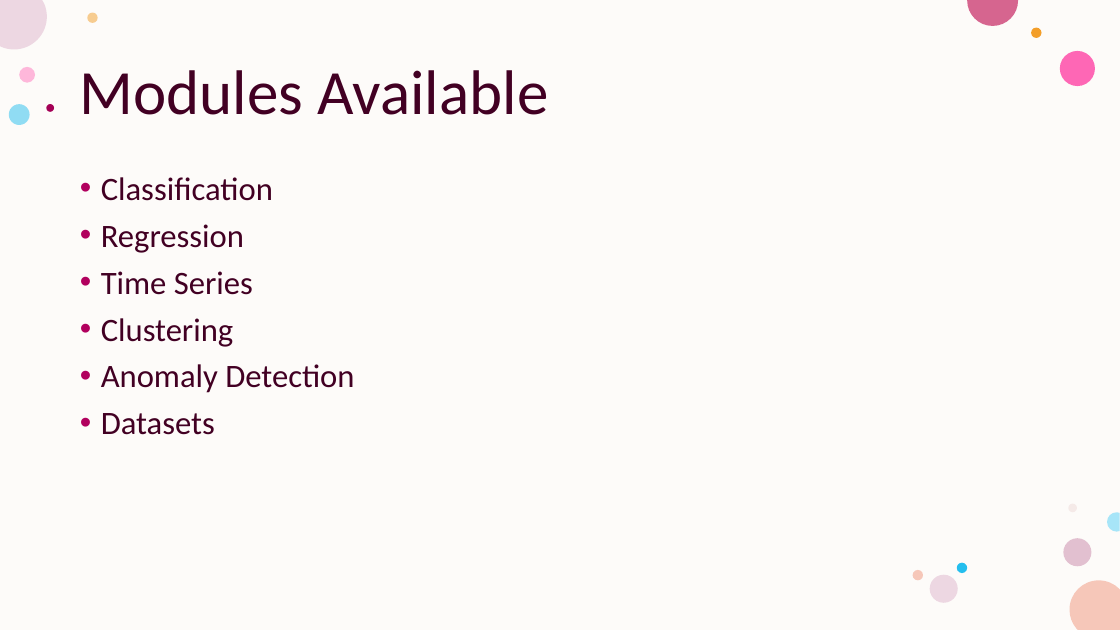
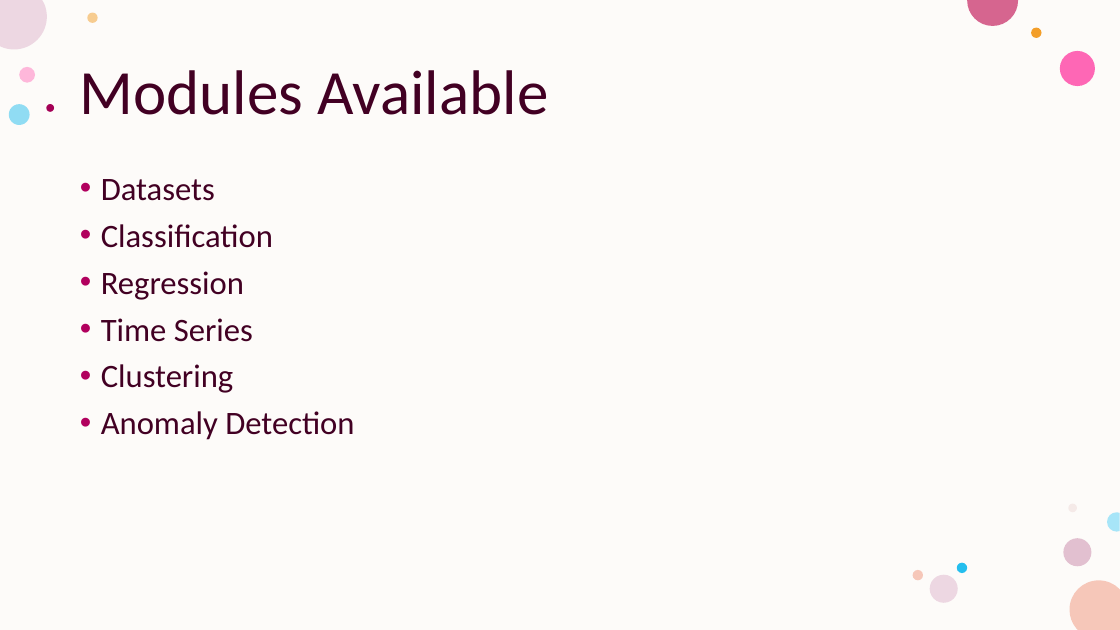
Before and after one commit to moiraoreilly/OIM7502_midterm, a slide deck: slide 4 of Midterm Deck.pptx. Drawn at 1120x630 pixels with LibreOffice and Linux fonts; fonts in the diff are those of the drawing. Boxes give left, top, right and bottom in pixels: in the first picture for what was removed or moved away, otherwise in the second. Text is boxed around its words. In the diff, an @@ line names an element or a change of style, - is before the commit and + after.

```diff
--- a/Midterm Deck.pptx
+++ b/Midterm Deck.pptx
@@ text at [101,179,215,201]: paragraph added @@
+• Datasets
@@ text at [101,413,215,435]: paragraph removed @@
-• Datasets
```
